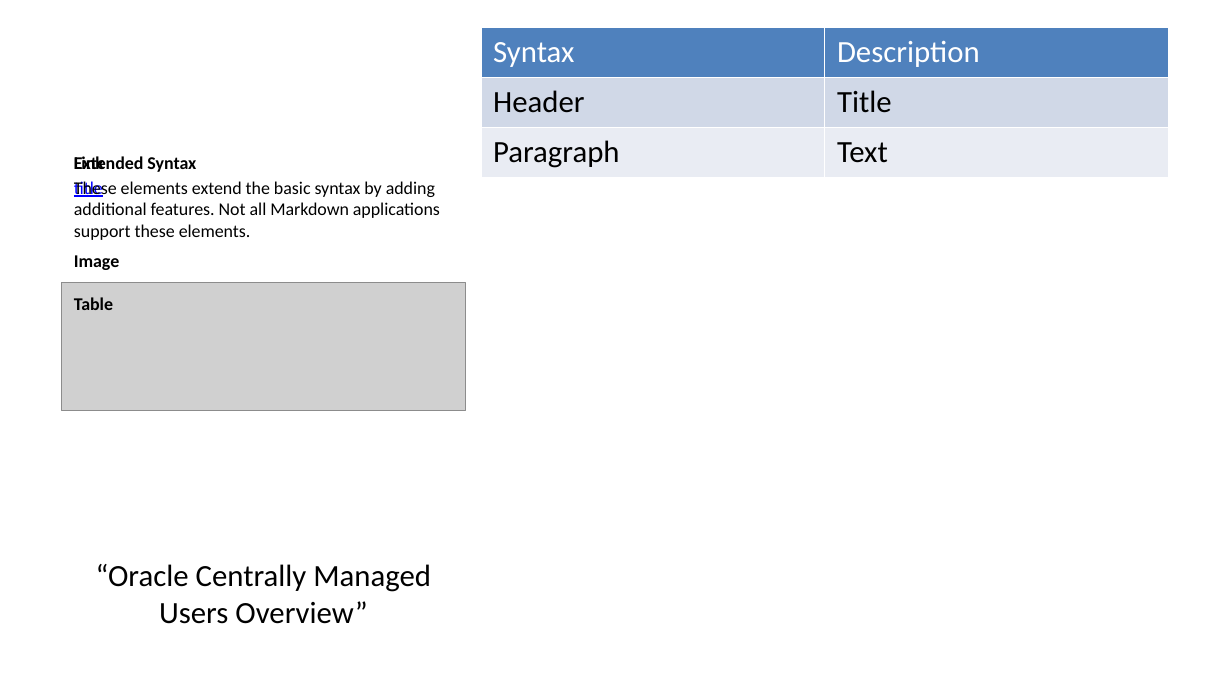
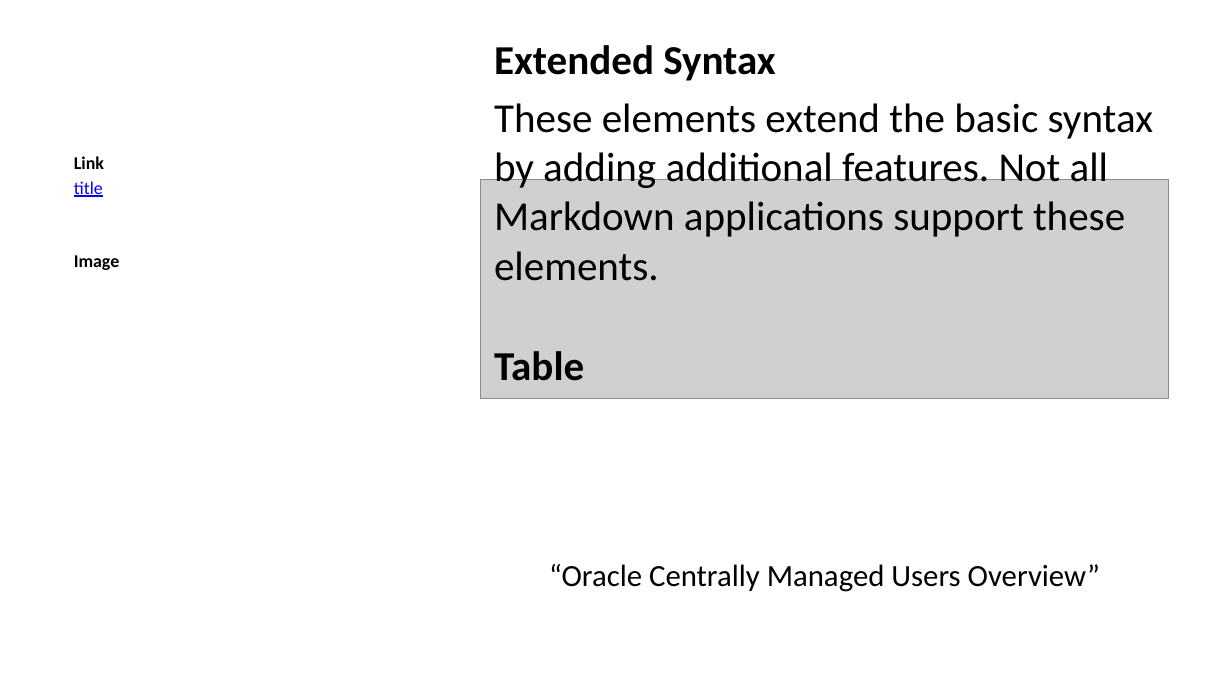
Before and after one commit to oehrlis/docker-pandoc, a slide deck: slide 3 of sample/sample.pptx. Drawn at 1232x693 pixels with LibreOffice and Linux fonts; fonts in the diff are those of the drawing; grey boxes stand for pictures. Boxes give left, top, right and bottom in pixels: in the first picture for what was removed or moved away, otherwise in the second. Text is boxed around its words. In the diff, an @@ line names an element or a change of style, - is before the commit and + after.

```diff
--- a/sample/sample.pptx
+++ b/sample/sample.pptx
@@ table removed at <box>480,27,1168,617</box>, 3 rows, 2 columns @@
-Syntax | Description
-Header | Title
-Paragraph | Text
@@ text "Extended Syntax": place and size @@
-text "Extended Syntax" at <box>74,156,440,310</box>
+text "Extended Syntax" at <box>494,45,1153,381</box>
@@ text "Extended Syntax" at <box>494,45,1153,381</box>: size 10.5 to 24 pt; more space between paragraphs @@
@@ picture: place and size @@
-picture at <box>62,282,466,410</box>
+picture at <box>480,180,1168,399</box>
@@ text "“Oracle Centrally Managed Users Overview”" rewrapped from <box>96,564,431,624</box> to <box>549,564,1100,592</box> @@
```
Also in this commit, not shown: 1 slide added, 4 other files.
